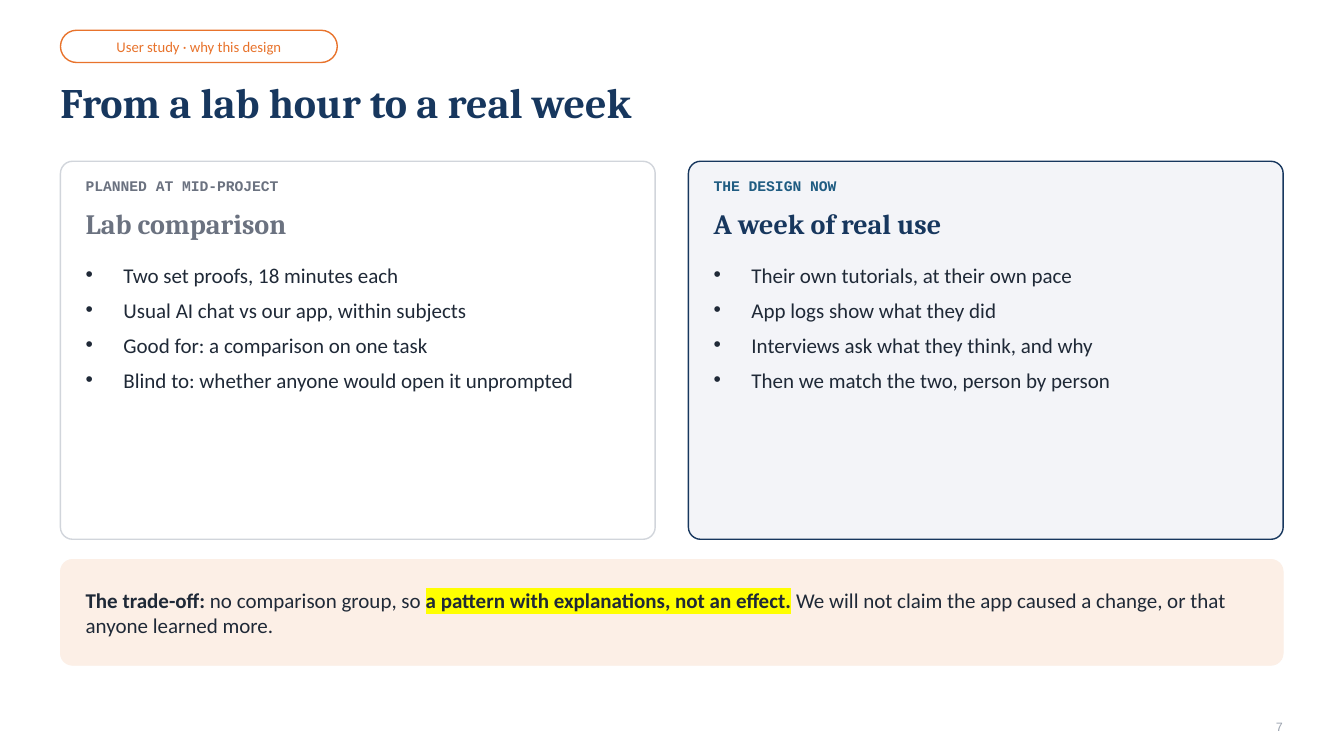
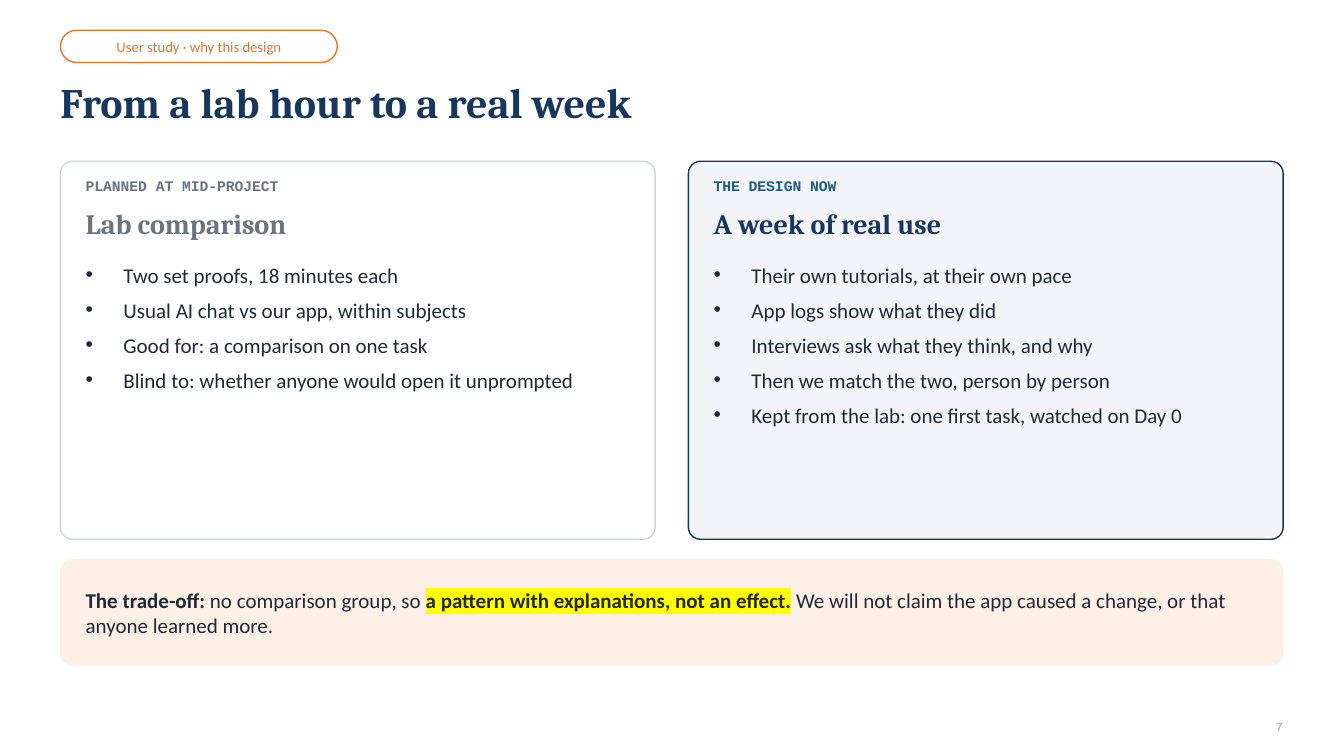
Before and after one commit to lucasisnotcool/ChatterED, a slide deck: slide 7 of docs/group/final-presentation/ChatterED_Final.pptx. Drawn at 1344x756 pixels with LibreOffice and Linux fonts; fonts in the diff are those of the drawing. Boxes give left, top, right and bottom in pixels: in the first picture for what was removed or moved away, otherwise in the second. Text is boxed around its words. In the diff, an @@ line names an element or a change of style, - is before the commit and + after.

```diff
--- a/docs/group/final-presentation/ChatterED_Final.pptx
+++ b/docs/group/final-presentation/ChatterED_Final.pptx
@@ text at (751,408,1182,427): paragraph added @@
+• Kept from the lab: one first task, watched on Day 0
```
Also in this commit, not shown: 7 other slides changed, 1 other file.
